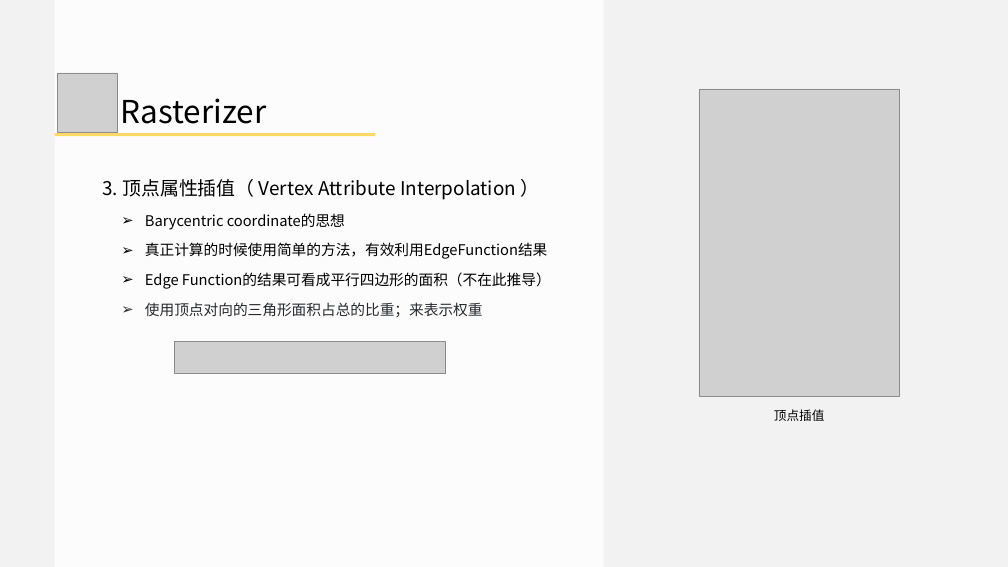
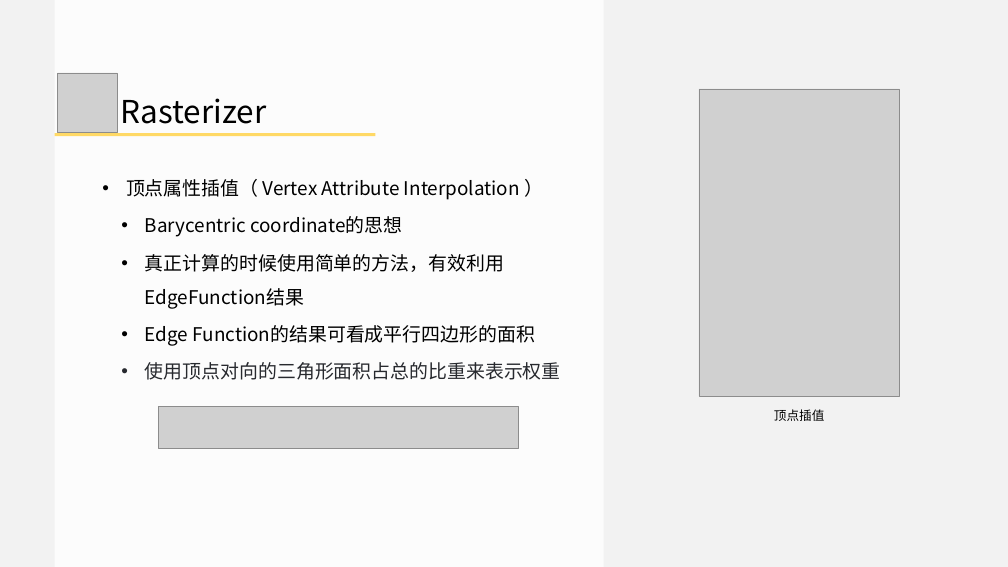
Before and after one commit to doomlover/KSGameEngineTutorials, a slide deck: slide 22 of PPTs/03.深入DX12绘制一.pptx (slide 21 before the commit). Drawn at 1008x567 pixels with LibreOffice and Linux fonts; fonts in the diff are those of the drawing; grey boxes stand for pictures. Boxes give left, top, right and bottom in pixels: in the first picture for what was removed or moved away, otherwise in the second. Text is boxed around its words. In the diff, an @@ line names an element or a change of style, - is before the commit and + after.

```diff
--- a/PPTs/03.深入DX12绘制一.pptx
+++ b/PPTs/03.深入DX12绘制一.pptx
@@ text at (x1=126, y1=179, x2=520, y2=200): text changed @@
-3. 顶点属性插值（ Vertex Attribute Interpolation ）
+• 顶点属性插值（ Vertex Attribute Interpolation ）
@@ text at (x1=145, y1=216, x2=504, y2=309): size 28 to 36 pt in "Barycentric coordinate的思想", "真正计算的时候使用简单的方法，有效利用EdgeFunction结果"; bullet ➢ to • @@
@@ text at (x1=145, y1=325, x2=561, y2=380): text changed; size 28 to 36 pt @@
-  ➢ Edge Function的结果可看成平行四边形的面积（不在此推导）
-  ➢ 使用顶点对向的三角形面积占总的比重；来表示权重
+  • Edge Function的结果可看成平行四边形的面积
+  • 使用顶点对向的三角形面积占总的比重来表示权重
@@ picture resized from (x1=174, y1=342, x2=445, y2=373) to (x1=159, y1=406, x2=519, y2=448) @@
```
Also in this commit, not shown: 28 other slides changed, 1 slide added.
